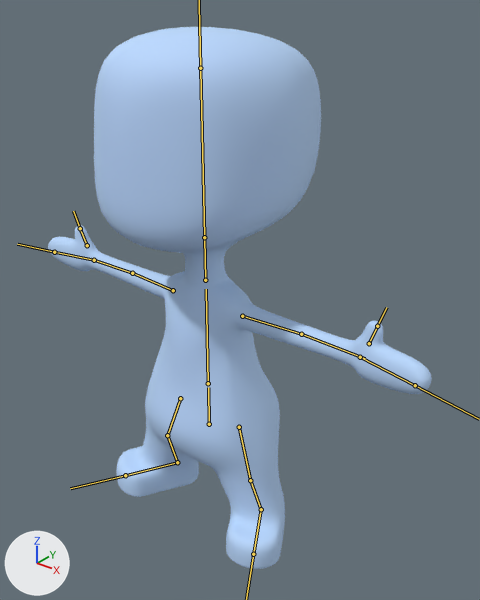
One commit to the FBX model Assets/Models/person.fbx: the scene before it, then after it.
Before and after are seen from a 50 mm camera at (1.91, -2.13, 2.6) aimed at (0.2, 0.0, 1.28). The lights are fixed; the arrows at lower left show +X, +Y and +Z. The bones that bend it are drawn over the model as lines.

Objects in the first picture: 'Blu'.
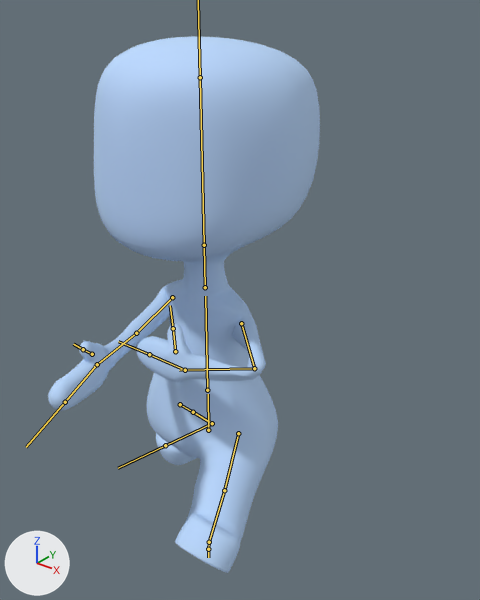
The newer file adds an action. The first version stands in its rest pose; the second is drawn at frame 11 of the action 'Armature|WalkHold'.

Location of each change, [x1, y1, x2, y2] in pixels of the pictures (480 x 600 px):
'Blu', posed (29% narrower)
    before: [48, 27, 432, 569]
    after: [48, 36, 320, 573]
bone 'Bone', root to tip
    before: (209, 424) to (208, 387)
    after: (208, 430) to (208, 394)
bone 'Bone.004', root to tip
    before: (242, 316) to (301, 334)
    after: (241, 323) to (254, 368)
bone 'Bone.005', root to tip
    before: (301, 334) to (365, 358)
    after: (254, 368) to (179, 370)
bone 'Bone.006', root to tip
    before: (360, 357) to (415, 385)
    after: (185, 370) to (149, 354)
bone 'Bone.007', root to tip
    before: (369, 343) to (377, 326)
    after: (175, 351) to (173, 328)
bone 'Bone.011', root to tip
    before: (173, 290) to (132, 273)
    after: (172, 297) to (136, 333)
bone 'Bone.012', root to tip
    before: (132, 273) to (91, 259)
    after: (136, 333) to (94, 367)
bone 'Bone.014', root to tip
    before: (87, 245) to (80, 228)
    after: (92, 354) to (83, 349)
bone 'Bone.008', root to tip
    before: (239, 427) to (250, 480)
    after: (238, 433) to (224, 490)
bone 'Bone.015', root to tip
    before: (180, 398) to (167, 435)
    after: (180, 404) to (193, 412)
bone 'Bone.016', root to tip
    before: (167, 435) to (177, 462)
    after: (193, 412) to (212, 423)
bone 'Bone.017', root to tip
    before: (177, 462) to (125, 475)
    after: (212, 423) to (165, 445)

Edits to the bpy script that builds the scene:
```text
Change bone_bone:
    where bone_bone = bpy.data.objects['Armature'].pose.bones['Bone']
    bone_bone.location: (0.0, 0.0, 0.0) -> (0.0, -0.036, 0.006)
Change bone_bone_004:
    where bone_bone_004 = bpy.data.objects['Armature'].pose.bones['Bone.004']  # child of 'Bone.001'
    bone_bone_004.rotation_quaternion: (1.0, 0.0, 0.0, 0.0) -> (0.7, -0.22, -0.598, 0.324)  # degrees (0, 0, 0) -> degrees (-75, -44, 84)
Change bone_bone_005:
    where bone_bone_005 = bpy.data.objects['Armature'].pose.bones['Bone.005']  # child of 'Bone.004'
    bone_bone_005.rotation_quaternion: (1.0, 0.0, 0.0, 0.0) -> (-0.368, 0.381, -0.545, 0.65)  # degrees (0, 0, 0) -> degrees (-83, -5, -116)
Change bone_bone_006:
    where bone_bone_006 = bpy.data.objects['Armature'].pose.bones['Bone.006']  # child of 'Bone.005'
    bone_bone_006.rotation_quaternion: (1.0, 0.0, 0.0, 0.0) -> (0.935, 0.08, 0.044, -0.344)  # degrees (0, 0, 0) -> degrees (7, 8, -40)
Change bone_bone_007:
    where bone_bone_007 = bpy.data.objects['Armature'].pose.bones['Bone.007']  # child of 'Bone.005'
    bone_bone_007.rotation_quaternion: (1.0, 0.0, 0.0, 0.0) -> (0.958, 0.064, -0.248, -0.126)  # degrees (0, 0, 0) -> degrees (12, -27, -18)
Change bone_bone_011:
    where bone_bone_011 = bpy.data.objects['Armature'].pose.bones['Bone.011']  # child of 'Bone.001'
    bone_bone_011.rotation_quaternion: (1.0, 0.0, 0.0, 0.0) -> (0.511, 0.687, 0.339, 0.389)  # degrees (0, 0, 0) -> degrees (100, -11, 62)
Change bone_bone_012:
    where bone_bone_012 = bpy.data.objects['Armature'].pose.bones['Bone.012']  # child of 'Bone.011'
    bone_bone_012.rotation_quaternion: (1.0, 0.0, 0.0, 0.0) -> (0.745, 0.013, -0.667, 0.01)  # degrees (0, 0, 0) -> degrees (4, -84, -2)
Change bone_bone_014:
    where bone_bone_014 = bpy.data.objects['Armature'].pose.bones['Bone.014']  # child of 'Bone.012'
    bone_bone_014.rotation_quaternion: (1.0, 0.0, 0.0, 0.0) -> (0.95, 0.221, 0.212, -0.057)  # degrees (0, 0, 0) -> degrees (26, 25, -1)
Change bone_bone_008:
    where bone_bone_008 = bpy.data.objects['Armature'].pose.bones['Bone.008']  # child of 'Bone'
    bone_bone_008.rotation_quaternion: (1.0, 0.0, 0.0, 0.0) -> (0.911, 0.391, -0.132, 0.012)  # degrees (0, 0, 0) -> degrees (47, -14, -5)
Change bone_bone_015:
    where bone_bone_015 = bpy.data.objects['Armature'].pose.bones['Bone.015']  # child of 'Bone'
    bone_bone_015.rotation_quaternion: (1.0, 0.0, 0.0, 0.0) -> (0.908, -0.398, -0.134, -0.013)  # degrees (0, 0, 0) -> degrees (-48, -15, 5)
Change bone_bone_016:
    where bone_bone_016 = bpy.data.objects['Armature'].pose.bones['Bone.016']  # child of 'Bone.015'
    bone_bone_016.rotation_quaternion: (1.0, 0.0, 0.0, 0.0) -> (0.978, 0.209, 0.009, -0.004)  # degrees (0, 0, 0) -> degrees (24, 1, 0)
Change bone_bone_017:
    where bone_bone_017 = bpy.data.objects['Armature'].pose.bones['Bone.017']  # child of 'Bone.016'
    bone_bone_017.rotation_quaternion: (1.0, 0.0, 0.0, 0.0) -> (0.999, 0.045, 0.027, 0.0)  # degrees (0, 0, 0) -> degrees (5, 3, 0)
```
